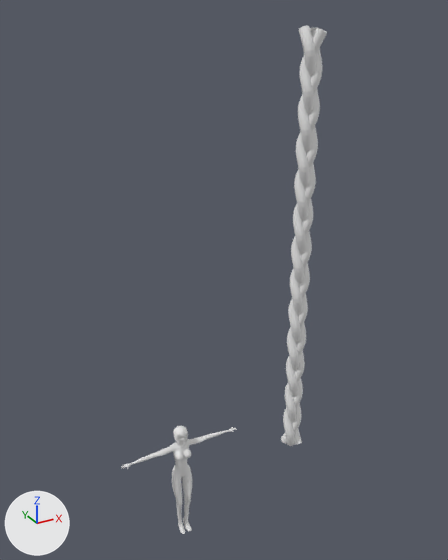
Before and after pictures for a commit that changed the Blender file フリーゲルBU2.blend.
One viewpoint serves both versions: a 50 mm lens placed at (-4.14, -9.33, 10.3), pointed at (0.82, -0.32, 5.79). The axes (+X, +Y, +Z) are drawn at lower left. The lights are the same throughout.

The scene before the commit, as lines of its bpy script (objects in view):
```python
ob_beziercircle = bpy.data.objects.new('BezierCircle', cu_beziercircle_001)
ob_beziercircle.location = (0.0, 2.333, 0.0)
ob_body = bpy.data.objects.new('body', me_立方体_002)
ob_body.location = (0.0, 0.0, 0.0)
ob_cube = bpy.data.objects.new('Cube', cu_cube)
ob_cube.location = (0.0, 0.0, 0.0)
ob_flont_hair = bpy.data.objects.new('flont_hair', cu_nurbspath_002)
ob_flont_hair.location = (0.0, -0.38, 2.57)
ob_flont_hair.rotation_euler = (0.0, 1.571, 0.0)  # degrees (0, 90, 0)
```
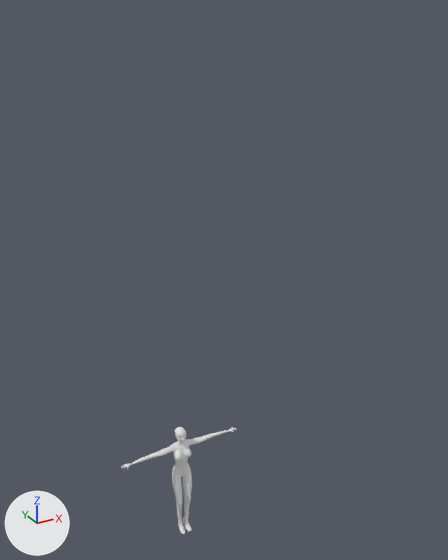
Boxes [x1, y1, x2, y2] around the edits, measured in the pictures (448 x 560 px):
'Cube', hidden: before [281, 25, 327, 446]
'flont_hair', hidden: before [176, 427, 188, 439]
'NurbsPath.001', hidden: before [174, 426, 188, 446]

The change, as a diff of the scene's bpy script:
```diff
--- a/フリーゲルBU2.blend.py
+++ b/フリーゲルBU2.blend.py
@@ ob_beziercircle @@
 ob_beziercircle.location = (0.0, 2.333, 0.0)
+ob_beziercircle.hide_set(True)  # its collection is switched off
@@ ob_flont_hair @@
 _m = ob_flont_hair.modifiers.new('Subdivision', 'SUBSURF')
+ob_flont_hair.hide_set(True)  # its collection is switched off
@@ ob_cube @@
 _m = ob_cube.modifiers.new('Subdivision', 'SUBSURF')
 _m.render_levels = 1
+ob_cube.hide_set(True)  # its collection is switched off
```
